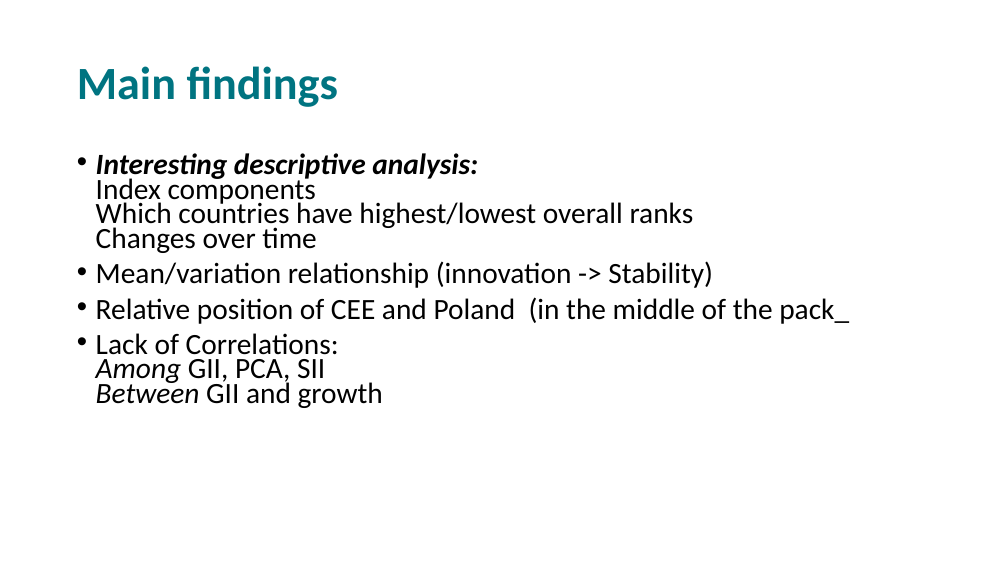
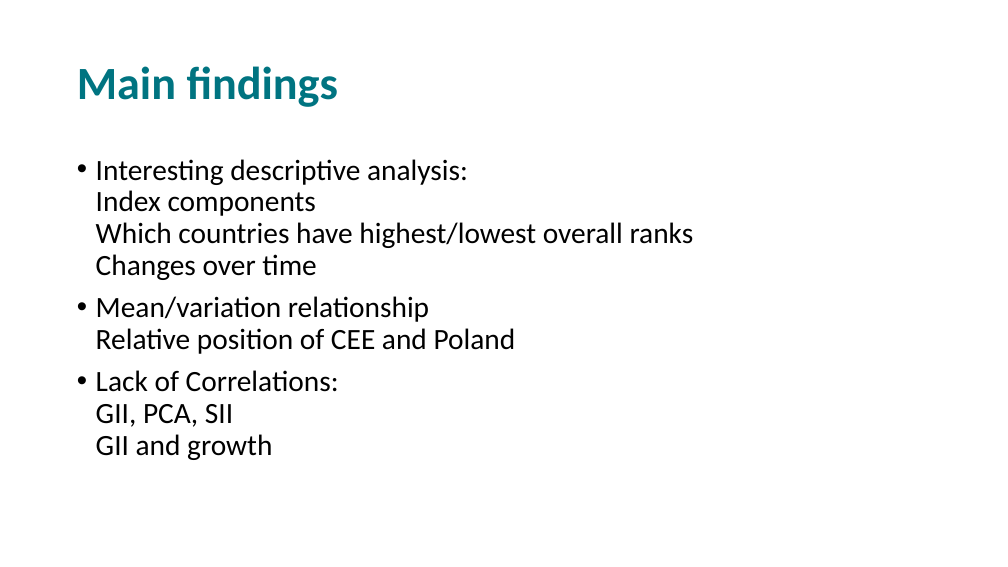
Before and after one commit to hegerty/Collaborations, a slide deck: slide 23 of WERI_Presentation_2025_Hegerty.pptx. Drawn at 1008x567 pixels with LibreOffice and Linux fonts; fonts in the diff are those of the drawing. Boxes give left, top, right and bottom in pixels: in the first picture for what was removed or moved away, otherwise in the second. Text is boxed around its words. In the diff, an @@ line names an element or a change of style, - is before the commit and + after.

```diff
--- a/WERI_Presentation_2025_Hegerty.pptx
+++ b/WERI_Presentation_2025_Hegerty.pptx
@@ text at <box>96,159,694,280</box>: bold off, italic off in "Interesting descriptive analysis:"; line spacing 0.7 to 0.9; more space between paragraphs @@
@@ text at <box>96,296,516,460</box>: text changed @@
-• Mean/variation relationship (innovation -> Stability)
-• Relative position of CEE and Poland (in the middle of the pack_
-• Lack of Correlations:
-  Among GII, PCA, SII
-  Between GII and growth
+• Mean/variation relationship
+  Relative position of CEE and Poland
+• Lack of Correlations:
+  GII, PCA, SII
+  GII and growth
```
Also in this commit, not shown: 17 other slides changed, 2 slides added, 2 slides removed.
